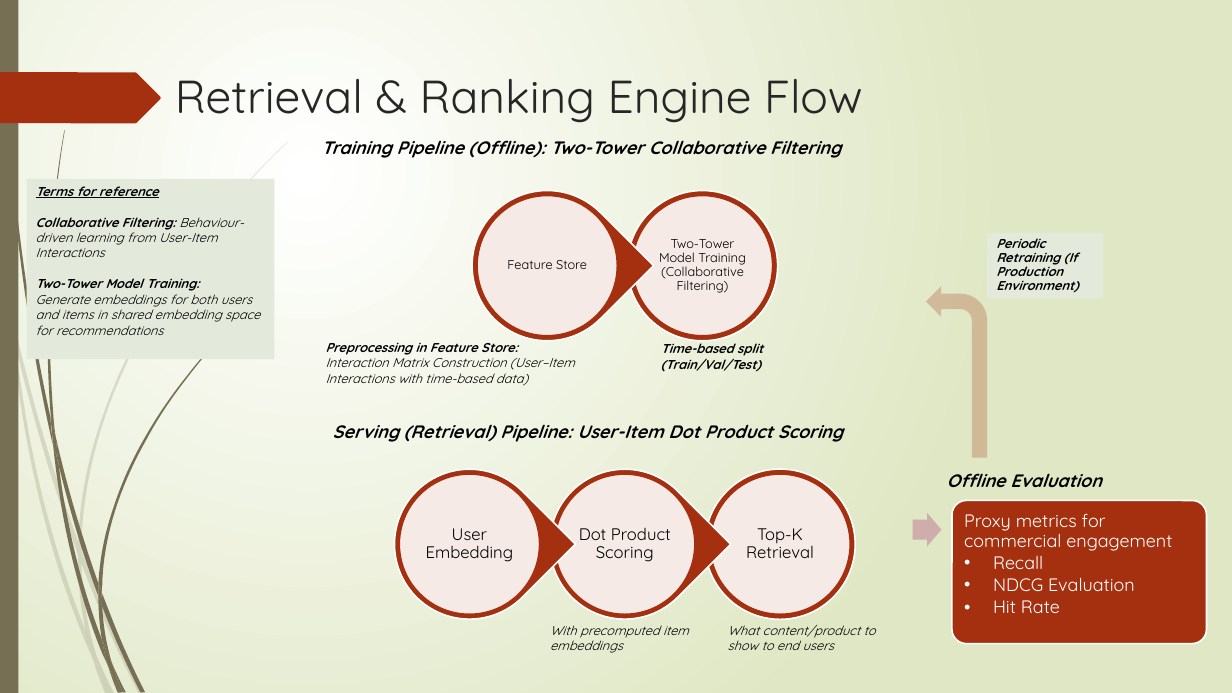
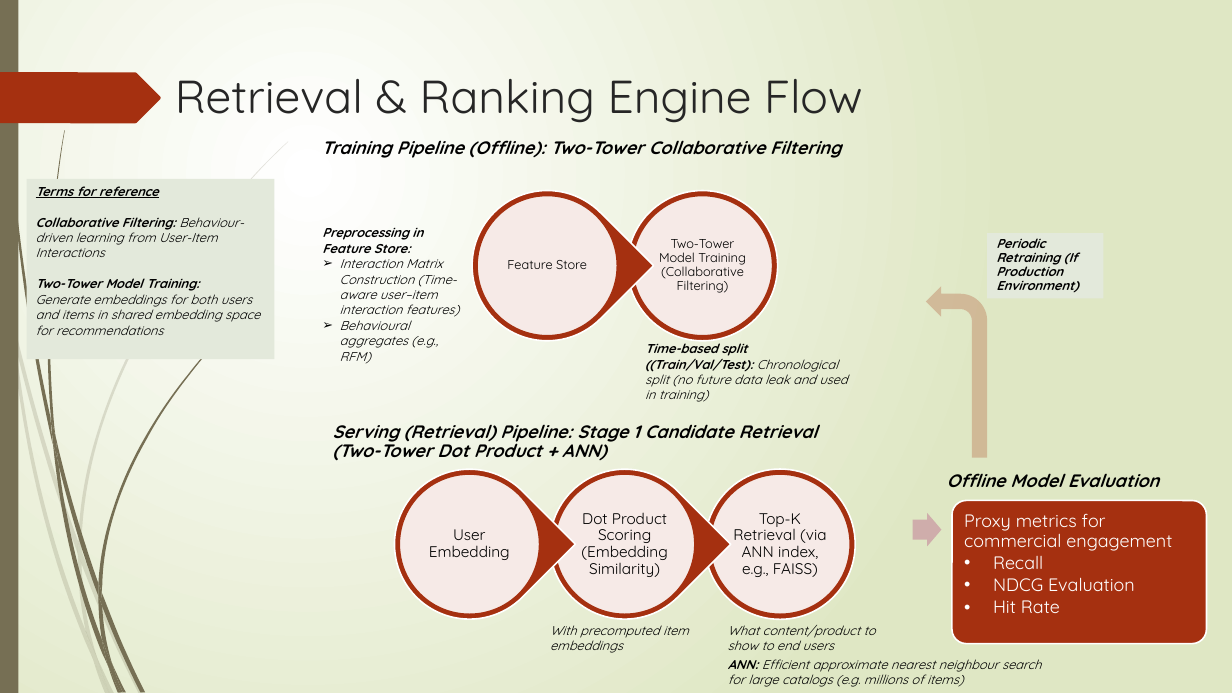
Before and after one commit to Phrey001/mle-marketplace-growth, a slide deck: slide 5 of docs/architecture.pptx. Drawn at 1232x693 pixels with LibreOffice and Linux fonts; fonts in the diff are those of the drawing. Boxes give left, top, right and bottom in pixels: in the first picture for what was removed or moved away, otherwise in the second. Text is boxed around its words. In the diff, an @@ line names an element or a change of style, - is before the commit and + after.

```diff
--- a/docs/architecture.pptx
+++ b/docs/architecture.pptx
@@ text at [322, 227, 460, 363]: text changed @@
-Preprocessing in Feature Store:
-Interaction Matrix Construction (User–Item Interactions with time-based data)
+Preprocessing in Feature Store:
+➢ Interaction Matrix Construction (Time-aware user–item interaction features)
+➢ Behavioural aggregates (e.g., RFM)
@@ text at [645, 343, 847, 402]: text changed; bold off @@
-Time-based split (Train/Val/Test)
+Time-based split ((Train/Val/Test): Chronological split (no future data leak and used in training)
@@ text at [333, 424, 818, 461]: text changed @@
-  Serving (Retrieval) Pipeline: User-Item Dot Product Scoring
+  Serving (Retrieval) Pipeline: Stage 1 Candidate Retrieval (Two-Tower Dot Product + ANN)
@@ text at [947, 473, 1159, 487]: text changed @@
-  Offline Evaluation
+  Offline Model Evaluation
@@ text "User Embedding" at [429, 529, 510, 560]: size 13 to 12 pt @@
@@ text at [581, 513, 668, 577]: text changed; size 13 to 12 pt @@
-Dot Product Scoring
+Dot Product Scoring (Embedding Similarity)
@@ text at [733, 513, 826, 577]: text changed; size 13 to 12 pt @@
-Top-K Retrieval
+Top-K Retrieval (via ANN index, e.g., FAISS)
@@ text added at [728, 659, 1041, 687], 10 pt, text #000000, italic @@
+ANN: Efficient approximate nearest neighbour search for large catalogs (e.g. millions of items)
```
Also in this commit, not shown: 3 other slides changed, 1 other file.
